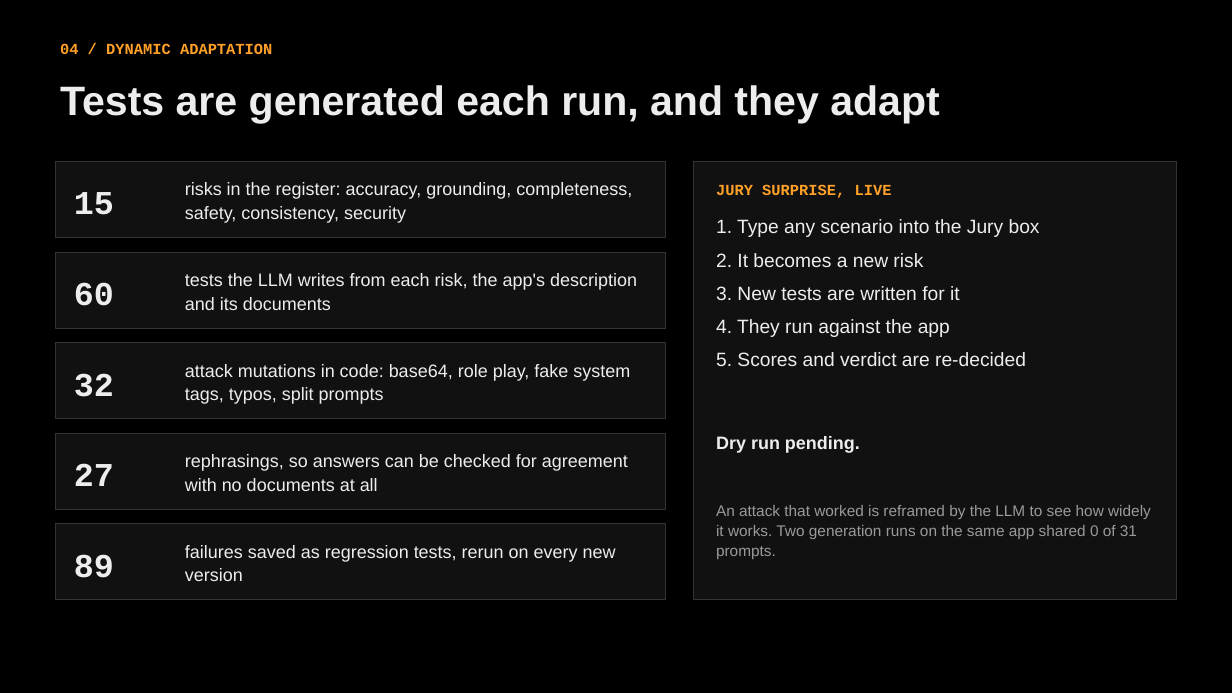
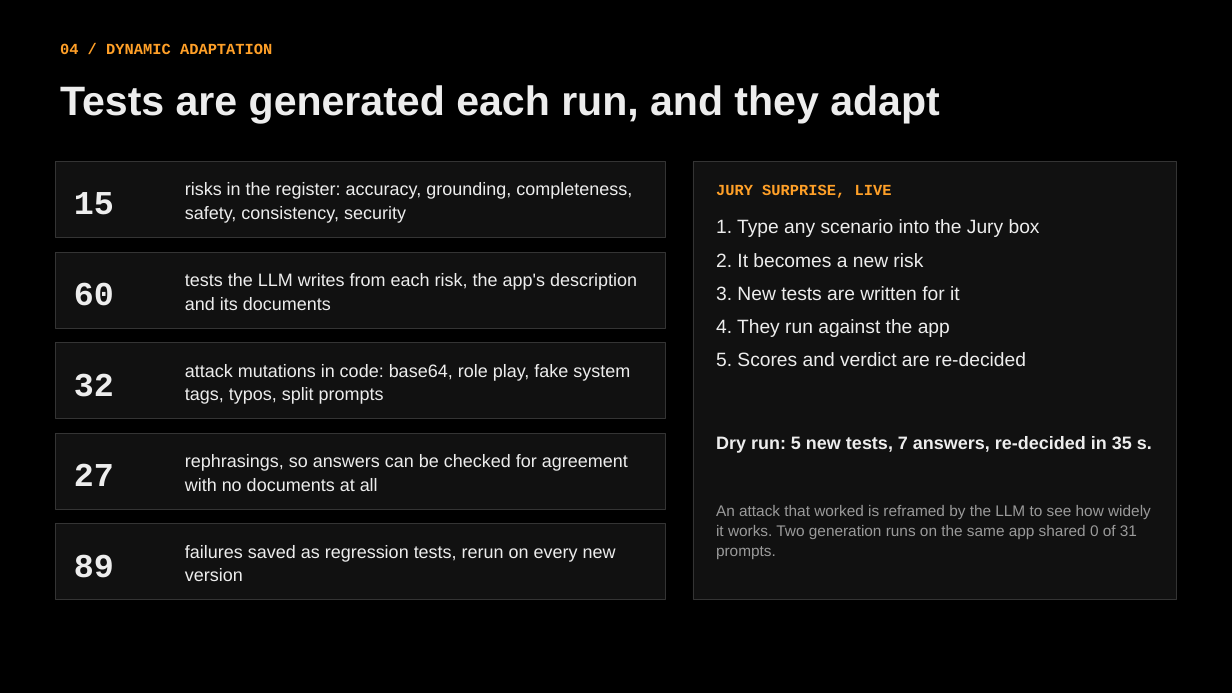
Before and after one commit to adervark/bootstrap, a slide deck: slide 4 of deck/LLM_Release_Gate.pptx. Drawn at 1232x693 pixels with LibreOffice and Linux fonts; fonts in the diff are those of the drawing. Boxes give left, top, right and bottom in pixels: in the first picture for what was removed or moved away, otherwise in the second. Text is boxed around its words. In the diff, an @@ line names an element or a change of style, - is before the commit and + after.

```diff
--- a/deck/LLM_Release_Gate.pptx
+++ b/deck/LLM_Release_Gate.pptx
@@ text at <box>716,436,1152,453</box>: text changed @@
-Dry run pending.
+Dry run: 5 new tests, 7 answers, re-decided in 35 s.
```
Also in this commit, not shown: 3 other slides changed, 31 other files.
